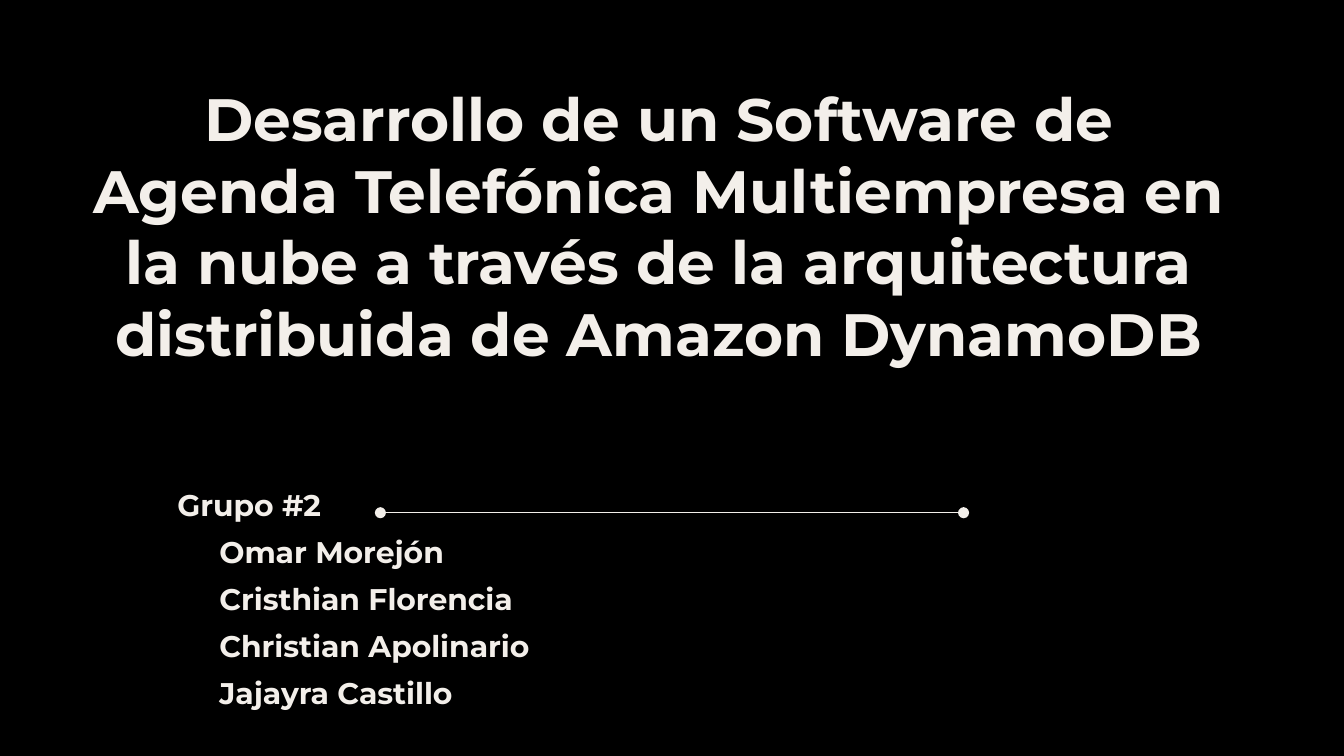
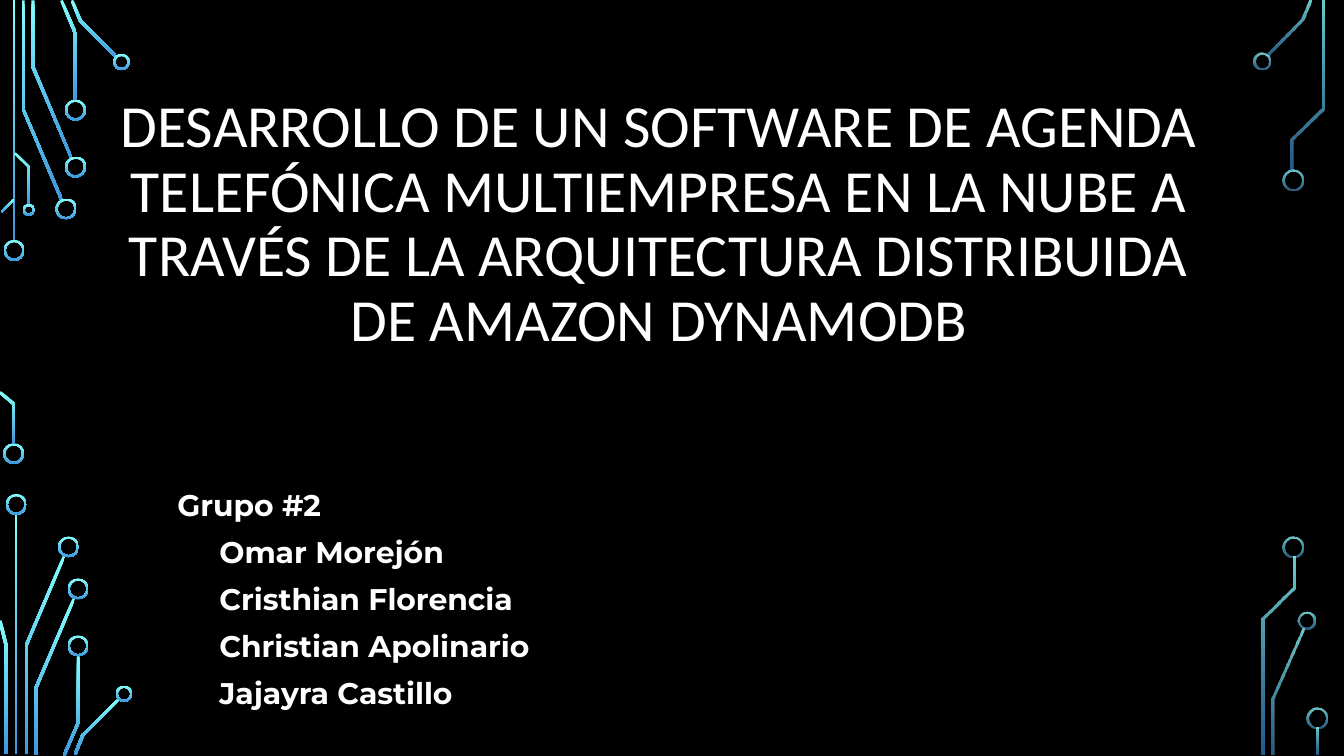
Before and after one commit to karin-romero/WT-Project, a slide deck: slide 1 of group3/Grupo 3 - Proyecto.pptx. Drawn at 1344x756 pixels with LibreOffice and Linux fonts; fonts in the diff are those of the drawing; background and template pictures are left out. Boxes give left, top, right and bottom in pixels: in the first picture for what was removed or moved away, otherwise in the second. Text is boxed around its words. In the diff, an @@ line names an element or a change of style, - is before the commit and + after.

```diff
--- a/group3/Grupo 3 - Proyecto.pptx
+++ b/group3/Grupo 3 - Proyecto.pptx
@@ title at box(121, 108, 1196, 342): text changed; font Montserrat to Calibri; text colour #F3EFEA to #FFFFFF; bold off @@
-Desarrollo de un Software de Agenda Telefónica Multiempresa en la nube a través de la arquitectura distribuida de Amazon DynamoDB
+DESARROLLO DE UN SOFTWARE DE AGENDA TELEFÓNICA MULTIEMPRESA EN LA NUBE A TRAVÉS DE LA ARQUITECTURA DISTRIBUIDA DE AMAZON DYNAMODB
@@ text "Grupo #2" at box(177, 494, 529, 710): text colour #F3EFEA to #FFFFFF @@
@@ double arrow removed from (964, 513) to (380, 513) @@
@@ group added at box(0, 0, 1328, 756): 33 freeform shapes, 3 rectangles @@
```
Also in this commit, not shown: 2 other slides changed, 1 slide added, 1 slide removed.
